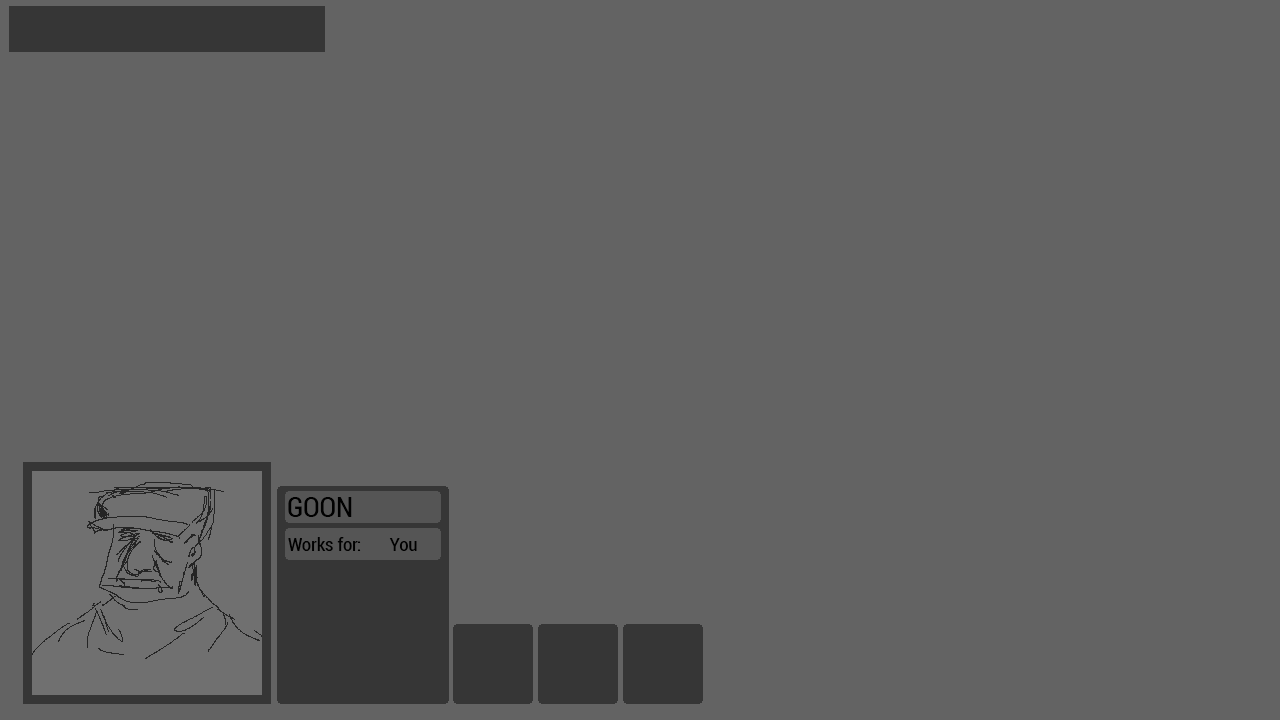
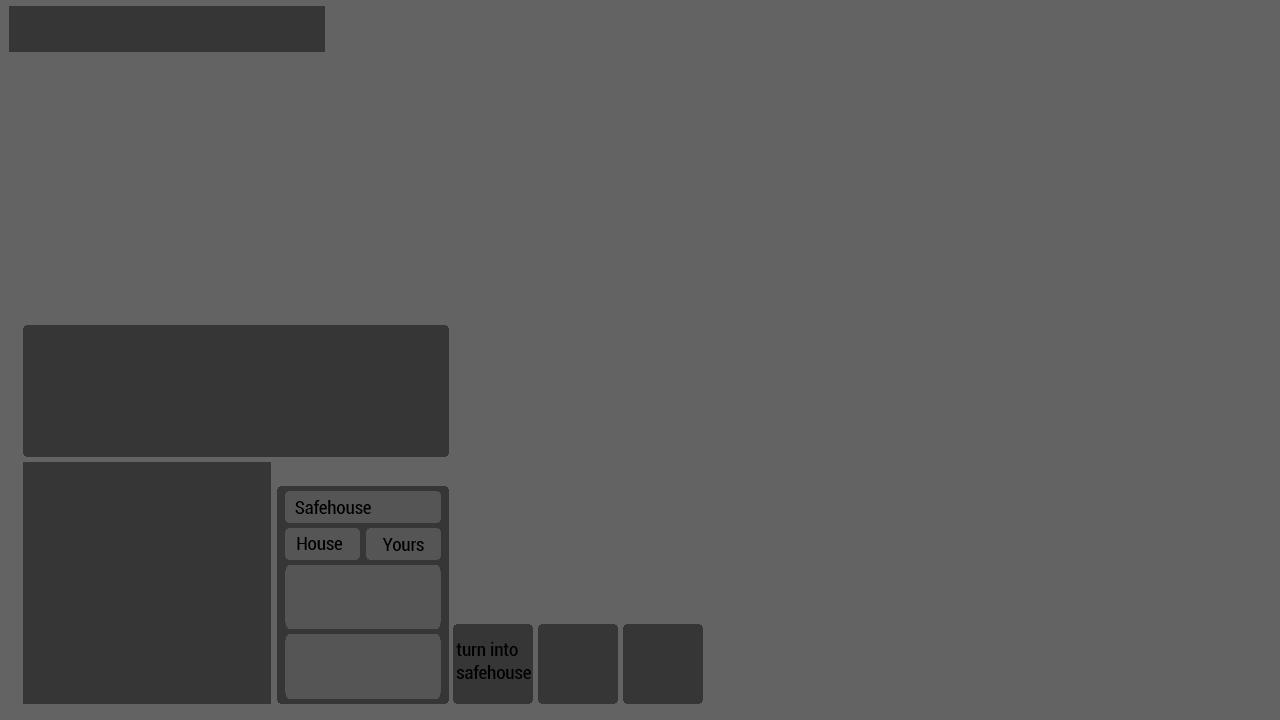
The second w=1280, h=720 image is a revision of the first. Changes to its layers:
added layer "tooltip" above "house" over [23, 325, 449, 457]
added group "house" with 5 layers above "goon" over [295, 500, 531, 679]
added group "text" (1st of 2, in "house") with 4 layers in group "house" over [295, 500, 531, 679]
added layer "Yours" (1st of 2, in "house" › "text") in group "text" over [382, 538, 424, 551]
added layer "House" in group "text" over [297, 537, 343, 550]
added layer "Safehouse" in group "text" over [295, 500, 371, 514]
added layer "turn into safehouse" in group "text" over [456, 642, 531, 679]
moved "goon" above "nameplate" over [32, 471, 441, 699]
renamed "Works for: You" to "Job", moved it into group "text", painted on it over [288, 537, 417, 551]
moved "GOON" into group "text" over [288, 497, 352, 517]
added layer "stats" in group "goon" over [285, 565, 441, 629]
added layer "inventory" in group "goon" over [285, 634, 441, 699]
hid "portrait" over [32, 471, 262, 695]
moved "nameplate" out of group "goon" over [288, 497, 371, 517]
added layer "job" above "ownership" over [287, 528, 360, 560]
moved "ownership" out of group "goon", painted on it over [287, 528, 439, 560]
renamed "stats" to "backpanel", moved it out of group "goon" over [285, 497, 441, 699]
